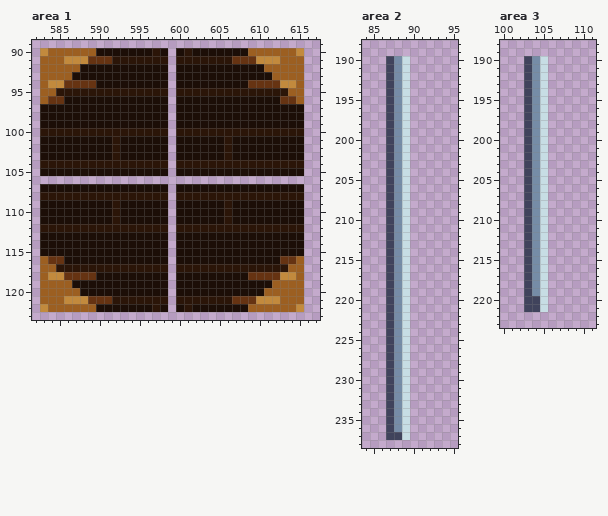
Two states of a pixel-art file, Assets/Sprites/tilemapEverything.aseprite. The first picture shows the starting point.
1000x1000 pixels, 1 frame. Colours within 5 levels of each other are drawn and written as one. Shown: area 1: x 582..617, y 89..123; area 2: x 84..95, y 188..238; area 3: x 100..111, y 188..223. The commit also changed other parts of the picture, which this record leaves out.
And afterwards:
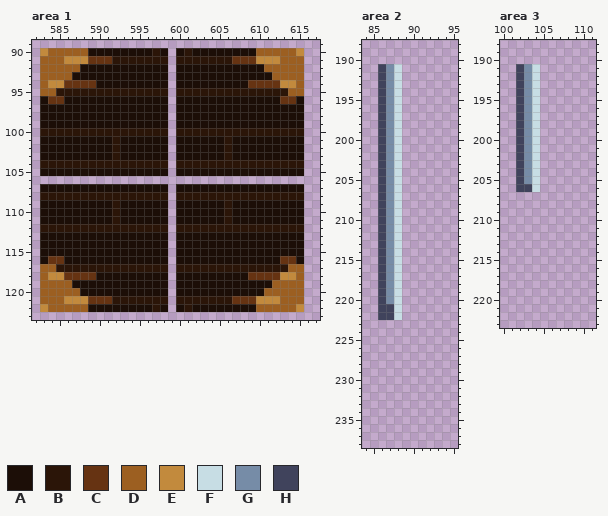
Palette (. is transparent): A #1c0e07  B #2b1508  C #663312  D #9c5f21  E #c28a3d  F #c7dde4  G #768ca7  H #40435c
The edit:
Area 1, layer "Flattened":
y 90: x 589 D -> A; x 609 D -> A
y 96: x 583 D -> A; x 615 D -> A
y 116: x 583 D -> A; x 615 D -> A
y 122: x 589 D -> A; x 609 D -> A
Area 2, layer "Flattened":
y 190: x 87..89 HGF -> ...
y 191..220: x 86..89 .HGF -> HGF.
y 221..222: x 86 . -> H; x 88..89 GF -> F.
y 223..236: x 87..89 HGF -> ...
y 237: x 87..89 HHF -> ...
Area 3, layer "Flattened":
y 190: x 103..105 HGF -> ...
y 191..205: x 102..105 .HGF -> HGF.
y 206: x 102 . -> H; x 104..105 GF -> F.
y 207..219: x 103..105 HGF -> ...
y 220..221: x 103..105 HHF -> ...
